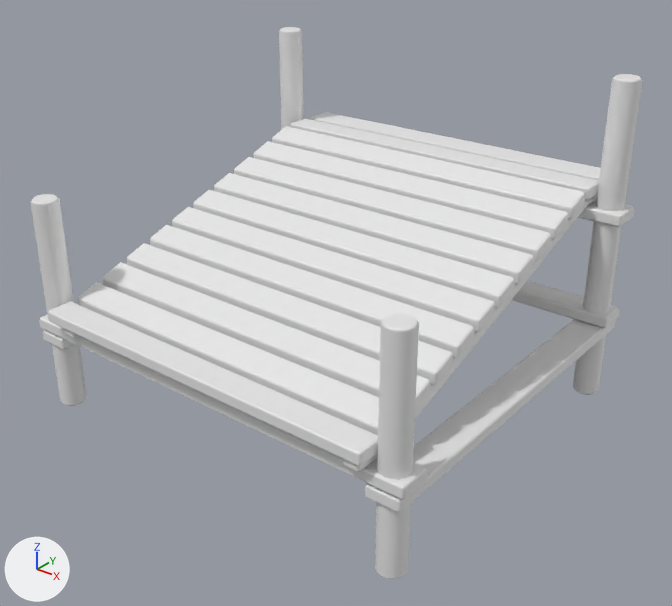
The FBX model CrashCourse/Assets/ART_Assets/Platforms/Wide/M_Wide_Ramp.fbx: old version first, new version second.
The view is the same before and after, from a 50 mm lens placed at (72.77, 0.64, 7.65), pointed at (63.24, 12.55, 0.27). Arrows for +X, +Y and +Z are at lower left; the lights stay in place. The older version comes first. Where no turn or scale is listed for an object, it has been applied to the vertices.

In view in the first picture: 'M_Wide_Ramp'.
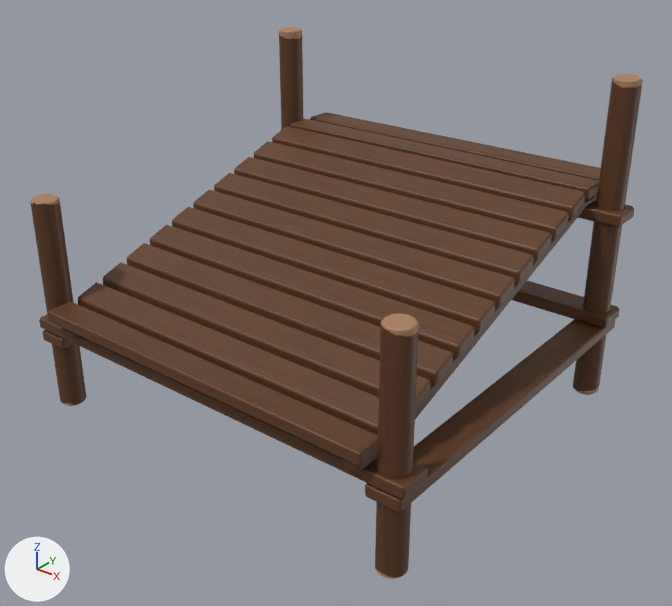
Location of each change, (x1, y1, x2, y2) in pixels of the pictures (672 x 606 px):
'M_Wide_Ramp', recoloured (white to brown)
    both: (30, 27, 643, 579)

Diff of the bpy script that builds the scene:
```diff
--- a/CrashCourse/Assets/ART_Assets/Platforms/Wide/M_Wide_Ramp.fbx.py
+++ b/CrashCourse/Assets/ART_Assets/Platforms/Wide/M_Wide_Ramp.fbx.py
@@ img_row_3_uv_png @@
+img_row_3_uv_png = load_image('Row_3_UV.png', '../Textures/Row_3_UV.png', 1024, 1024, 'sRGB')
@@ mat_row_3 @@
+mat_row_3 = principled_material('Row_3')
+mat_row_3.texture = img_row_3_uv_png
@@ me_cube_713 @@
 me_cube_713.from_pydata(...)  # 768 vertices, 752 faces; spans x -4.1..4.1, y -3.87..3.98, z -3.15..2.96
+me_cube_713.materials.append(mat_row_3)  # picture img_row_3_uv_png
```
